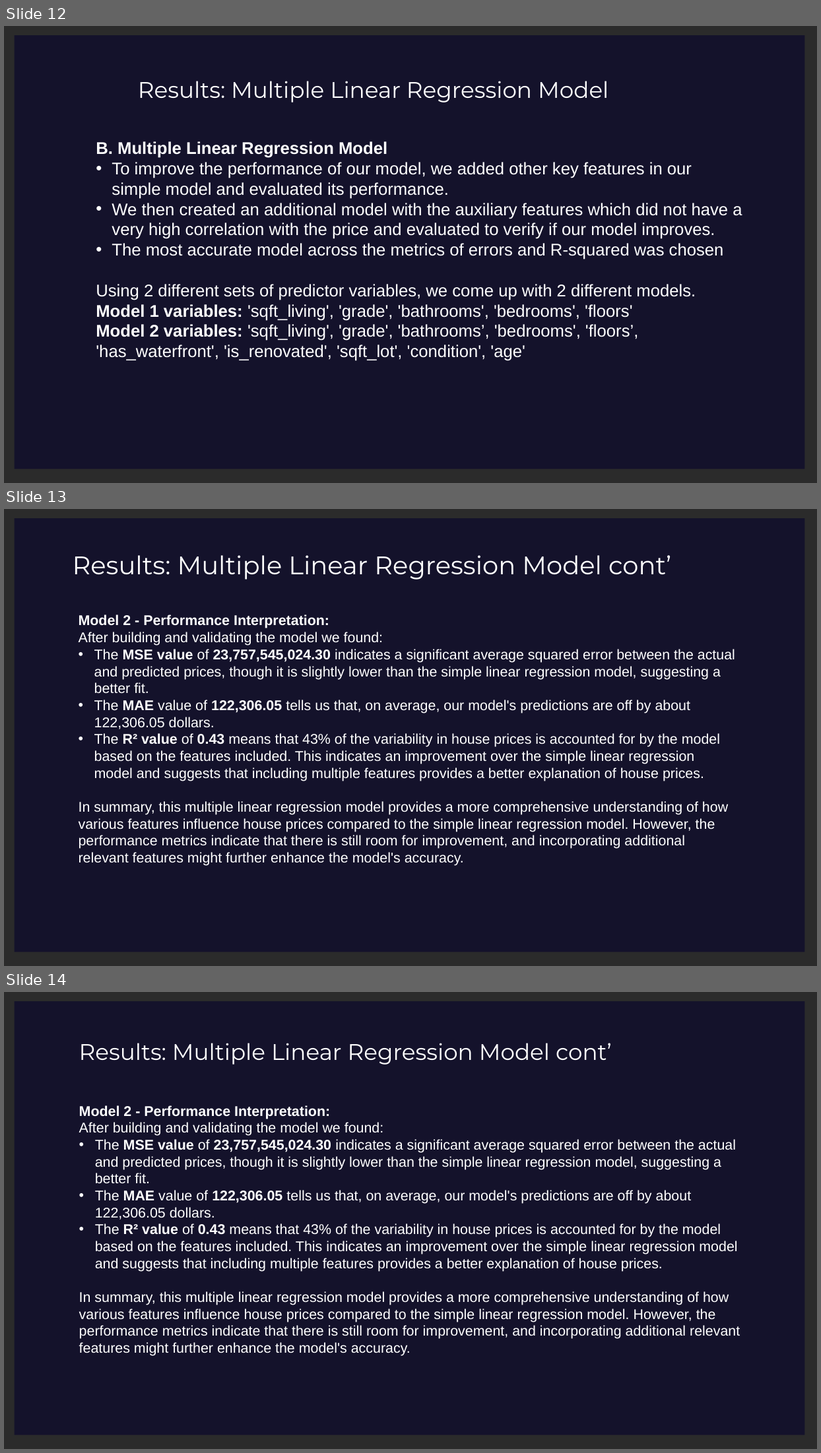
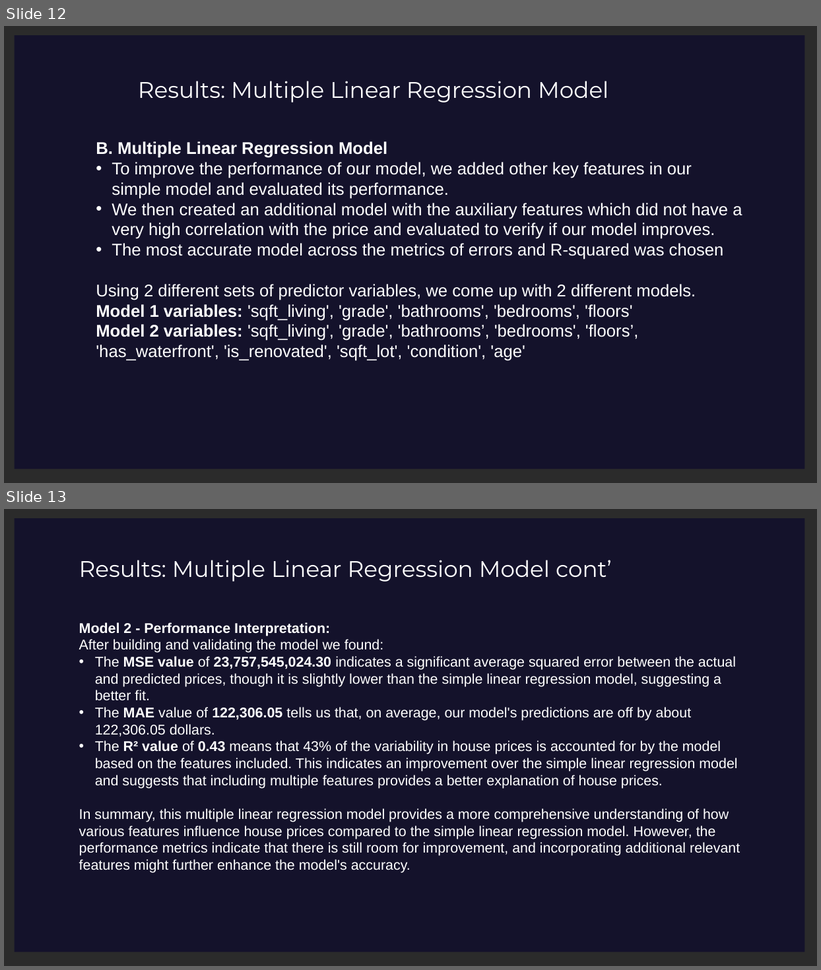
Before and after one commit to Leila-Nyambura/king-county-house-price-prediction-LRM, a slide deck: Northwestern-County-Homes-Regression-Modelling-Project-Presentation.pptx. Shown one above the other, each under a label of ours: slides 12, 13 and 14 before the commit, slides 12 and 13 after it. The pictures are 821x1453 and 821x970 pixels, drawn with LibreOffice and Linux fonts; fonts in the diff are those of the drawing; background and template pictures are left out; a plain dark background stands for a picture behind light text. Boxes give left, top, right and bottom in pixels: in the first picture for what was removed or moved away, otherwise in the second. Text is boxed around its words. In the diff, an @@ line names an element or a change of style, - is before the commit and + after.

```diff
--- a/Northwestern-County-Homes-Regression-Modelling-Project-Presentation.pptx
+++ b/Northwestern-County-Homes-Regression-Modelling-Project-Presentation.pptx
@@ slide 13 removed at (4,509,817,966), background picture (left out) @@
@@ rectangle removed at (14,519,805,953) @@
@@ text removed at (73,555,671,580) @@
-Results: Multiple Linear Regression Model cont’
@@ text removed at (79,615,735,866) @@
-Model 2 - Performance Interpretation:
-After building and validating the model we found:
-• The MSE value of 23,757,545,024.30 indicates a significant average squared error between the actual and predicted prices, though it is slightly lower than the simple linear regression model, suggesting a better fit.
-• The MAE value of 122,306.05 tells us that, on average, our model's predictions are off by about 122,306.05 dollars.
-• The R² value of 0.43 means that 43% of the variability in house prices is accounted for by the model based on the features included. This indicates an improvement over the simple linear regression model and suggests that including multiple features provides a better explanation of house prices.
-In summary, this multiple linear regression model provides a more comprehensive understanding of how various features influence house prices compared to the simple linear regression model. However, the performance metrics indicate that there is still room for improvement, and incorporating additional relevant features might further enhance the model's accuracy.
@@ what was slide 14 is now slide 13 @@
```
Also in this commit, not shown: 1 slide changed.
